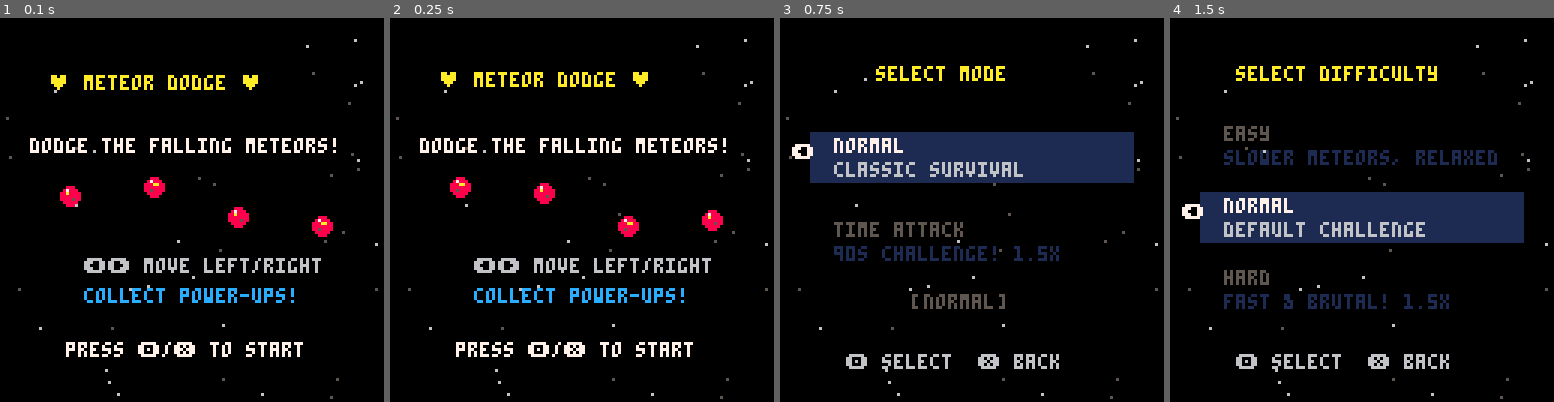
Above: before the commit, frames 1-4 (left to right).
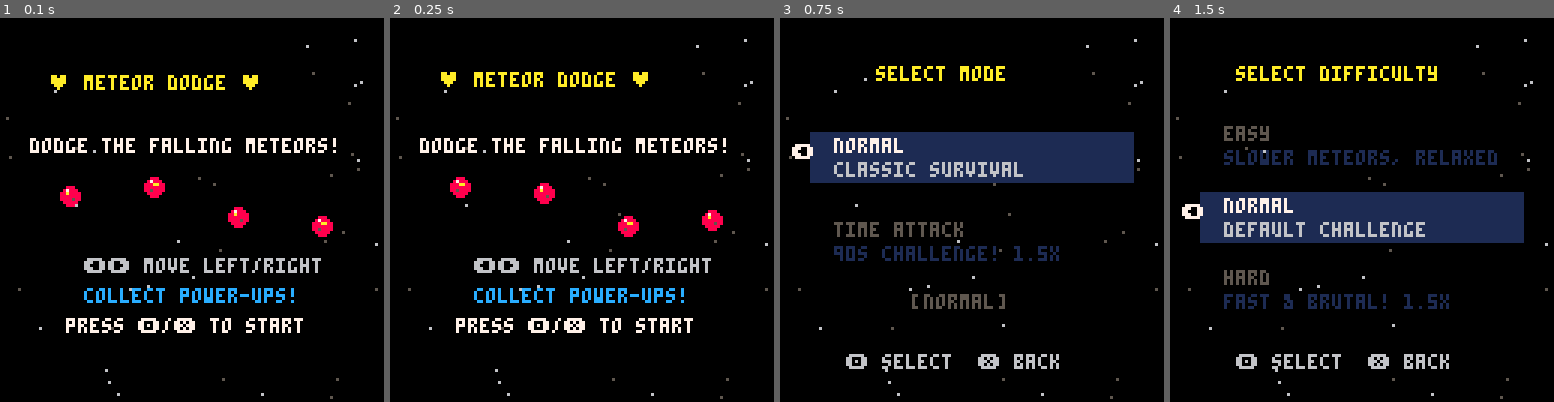
Above: after the commit, the same moments.

Repository: jeffcampbell/game-a-day
Game: PICO-8 cartridge games/2026-03-04/game.p8
The game is run twice, just before and just after one commit, with the same random seed, the same clock (stepped at 60 frames per second) and the same inputs.
Inputs:
- Up to frame 1 (0.1 s): no input
- Up to frame 2 (0.25 s): no input
- Up to frame 3 (0.75 s): tap X (X key) at 0.33 s; tap O (Z key) at 0.7 s
- Up to frame 4 (1.5 s): tap X (X key) at 1.07 s

The runs differ from the first frame. In frame 1, 2.0% of the frame differs, in the area x 17-79%, y 78-89%; in frame 2, 2.0%; in frame 3, nothing differs; in frame 4, nothing differs.

Commit message:
Add persistent leaderboard with name entry to Meteor Dodge
- Top 5 leaderboard stored via dget/dset (slots 13-22)
- Name entry UI: 3-char alphabet select with arrows, O to confirm, X to backspace
- 10 bonus points awarded for entering a name
- Leaderboard displayed on both gameover and menu screens
- New state: name_entry (between play death and gameover)
- Names persist across sessions via cartridge data

Co-Authored-By: Claude Opus 4.6 <noreply@anthropic.com>

Diff:
--- a/games/2026-03-04/game.p8
+++ b/games/2026-03-04/game.p8
@@ -99,6 +99,55 @@
 ta_time=0
 ta_nodmg=true
 mode_sel=1
+-- leaderboard (top 5)
+lb_scores={}
+lb_names={}
+-- name entry state
+ne_pos=1
+ne_chars={1,1,1}
+ne_rank=0
+ne_timer=0
+
+function pack_name(c)
+ return c[1]*676+c[2]*26+c[3]
+end
+function unpack_name(n)
+ local c1=flr(n/676)
+ local c2=flr((n-c1*676)/26)
+ local c3=n-c1*676-c2*26
+ return chr(65+c1)..chr(65+c2)..chr(65+c3)
+end
+function load_lb()
+ lb_scores={}
+ lb_names={}
+ for i=1,5 do
+  local s=dget(11+i*2)
+  local n=dget(12+i*2)
+  if s>0 then
+   add(lb_scores,s)
+   add(lb_names,unpack_name(n))
+  else
+   add(lb_scores,0)
+   add(lb_names,"---")
+  end
+ end
+end
+function save_lb()
+ for i=1,5 do
+  dset(11+i*2,lb_scores[i])
+  dset(12+i*2,lb_names[i]=="---" and 0 or pack_name({
+   ord(sub(lb_names[i],1,1))-65,
+   ord(sub(lb_names[i],2,2))-65,
+   ord(sub(lb_names[i],3,3))-65
+  }))
+ end
+end
+function lb_rank(s)
+ for i=1,5 do
+  if s>lb_scores[i] then return i end
+ end
+ return 0
+end
 
 function _init()
  cartdata(1)
@@ -106,6 +155,7 @@
  for i=1,12 do
   achv[i]=dget(i)>0
  end
+ load_lb()
  for i=1,40 do
   add(stars,{
    x=rnd(128),
@@ -140,10 +190,13 @@
  print("\139\145 move left/right",28,80,6)
  print("collect power-ups!",28,90,12)
  if flr(t()*2)%2==0 then
-  print("press \142/\151 to start",22,108,7)
- end
- if hiscore>0 then
-  print("hi-score: "..hiscore,34,118,9)
+  print("press \142/\151 to start",22,100,7)
+ end
+ -- mini leaderboard on menu
+ if lb_scores[1]>0 then
+  print(lb_names[1].." "..lb_scores[1],36,112,9)
+ elseif hiscore>0 then
+  print("hi-score: "..hiscore,34,112,9)
  end
 end
 
@@ -717,8 +770,6 @@
 end
 
 function game_over()
- state="gameover"
- _log("state:gameover")
  _log("final_score:"..score)
 
  if score>hiscore then
@@ -743,6 +794,20 @@
  shake=8
  flash=4
  sfx(1)
+
+ -- check leaderboard qualification
+ ne_rank=lb_rank(score)
+ go_timer=0
+ if ne_rank>0 then
+  state="name_entry"
+  ne_pos=1
+  ne_chars={1,1,1}
+  ne_timer=0
+  _log("state:name_entry rank="..ne_rank)
+ else
+  state="gameover"
+  _log("state:gameover")
+ end
 end
 
 function draw_play()
@@ -942,6 +1007,94 @@
  end
 end
 
+-- name entry state
+function update_nameentry()
+ ne_timer+=1
+ if btnp(0) then ne_pos=max(1,ne_pos-1) end
+ if btnp(1) then ne_pos=min(3,ne_pos+1) end
+ if btnp(2) then
+  ne_chars[ne_pos]=(ne_chars[ne_pos])%26+1
+ end
+ if btnp(3) then
+  ne_chars[ne_pos]=(ne_chars[ne_pos]-2)%26+1
+ end
+ if btnp(5) then
+  -- backspace: clear current char and move left
+  ne_chars[ne_pos]=1
+  ne_pos=max(1,ne_pos-1)
+ end
+ if btnp(4) then
+  -- confirm name
+  local name=chr(64+ne_chars[1])..chr(64+ne_chars[2])..chr(64+ne_chars[3])
+  -- insert into leaderboard at rank
+  for i=5,ne_rank+1,-1 do
+   lb_scores[i]=lb_scores[i-1]
+   lb_names[i]=lb_names[i-1]
+  end
+  lb_scores[ne_rank]=score+10 -- 10 bonus pts for entering name
+  lb_names[ne_rank]=name
+  score+=10
+  if score>hiscore then
+   hiscore=score
+   dset(0,hiscore)
+  end
+  save_lb()
+  sfx(4)
+  _log("name_entered:"..name.." rank="..ne_rank)
+  state="gameover"
+  go_timer=0
+  _log("state:gameover")
+ end
+ update_particles()
+ if shake>0 then shake-=0.5 end
+ if flash>0 then flash-=1 end
+ for s in all(stars) do
+  s.y+=s.spd*0.2
+  if s.y>128 then s.y=0 s.x=rnd(128) end
+ end
+end
+
+function draw_nameentry()
+ cls(0)
+ draw_stars()
+ draw_particles()
+
+ print("new high score!",26,10,10)
+ print("score: "..score,42,20,7)
+ print("rank #"..ne_rank,46,28,9)
+
+ print("enter your name:",24,40,6)
+ -- draw 3 letter boxes
+ for i=1,3 do
+  local bx=40+(i-1)*18
+  local by=50
+  local sel=i==ne_pos
+  local c=sel and 7 or 5
+  rect(bx,by,bx+12,by+12,c)
+  if sel then
+   print("\131",bx+3,by-7,10)
+   print("\132",bx+3,by+14,10)
+   if ne_timer%20<14 then
+    rectfill(bx+1,by+1,bx+11,by+11,1)
+   end
+  end
+  local ch=chr(64+ne_chars[i])
+  print(ch,bx+3,by+3,sel and 10 or 7)
+ end
+
+ print("\142 confirm  \151 back",18,72,6)
+ print("+10 bonus pts!",28,82,11)
+
+ -- top 3 leaderboard preview
+ local ly=94
+ for i=1,3 do
+  local c=lb_scores[i]>0 and 6 or 1
+  print(i..". "..lb_names[i].." "..lb_scores[i],32,ly,c)
+  ly+=7
+ end
+ print("\139\145 select  \131\132 letter",10,120,5)
+end
+
 -- gameover state
 function update_gameover()
  go_timer+=1
@@ -1025,29 +1178,25 @@
   sy+=7
  end
 
- -- achievement grid
- local total=0
- for i=1,12 do if achv[i] then total+=1 end end
- local ay=max(sy+2,88)
- print("achievements:"..total.."/12",22,ay,total>=12 and 10 or 6)
- ay+=7
- for i=1,12 do
-  local ax=10+(i-1)*9
-  if achv[i] then
-   circfill(ax,ay+2,3,10)
-   pset(ax-1,ay+1,7)
+ -- leaderboard
+ local ly=max(sy+2,86)
+ print("-- leaderboard --",22,ly,6)
+ ly+=7
+ for i=1,5 do
+  if lb_scores[i]>0 then
+   local c=ne_rank==i and 10 or 6
+   print(i..". "..lb_names[i].." "..lb_scores[i],32,ly,c)
   else
-   circ(ax,ay+2,3,1)
-  end
+   print(i..". ---",32,ly,1)
+  end
+  ly+=7
  end
 
  if go_timer>45 then
   if flr(t()*2)%2==0 then
-   print("\142 retry  \151 change mode",10,108,7)
-  end
- end
-
- print("\135 meteor dodge \135",16,120,1)
+   print("\142 retry  \151 change mode",10,120,7)
+  end
+ end
 end
 
 -- drawing helpers
@@ -1122,6 +1271,7 @@
  elseif state=="difficulty_select" then update_difsel()
  elseif state=="mode_select" then update_modesel()
  elseif state=="play" then update_play()
+ elseif state=="name_entry" then update_nameentry()
  elseif state=="gameover" then update_gameover()
  end
 end
@@ -1131,6 +1281,7 @@
  elseif state=="difficulty_select" then draw_difsel()
  elseif state=="mode_select" then draw_modesel()
  elseif state=="play" then draw_play()
+ elseif state=="name_entry" then draw_nameentry()
  elseif state=="gameover" then draw_gameover()
  end
 end
Not shown, changed: games/2026-03-04/game.js
